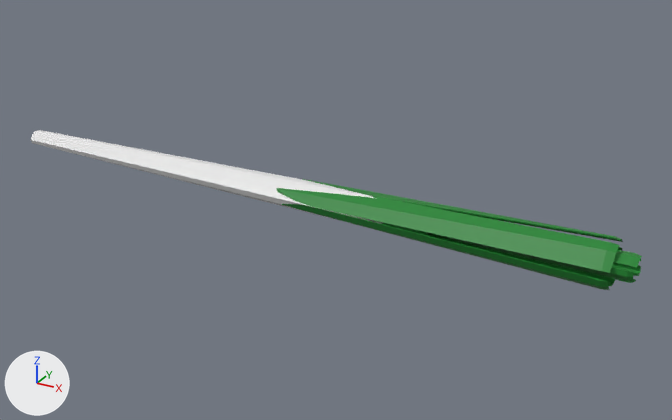
The FBX model SpiderGame/Assets/Models/Kitchen/Ingredients/Kitche_Ingredients_Leek.fbx, before and after one commit.
Camera for both pictures: a 50 mm lens placed at (0.425, -0.664, 0.326), pointed at (0.052, 0.015, -0.014). The lights are fixed; the arrows at lower left show +X, +Y and +Z. Where no turn or scale is listed for an object, it has been applied to the vertices.

Names of what the first picture shows: 'Purjolök'.
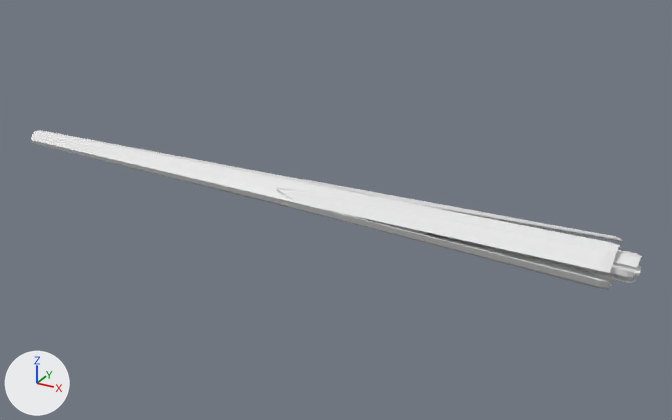
The change, as JSON lines over the scene's bpy script:
```json
{"block": "me_cylinder_003", "where": "me_cylinder_003.from_pydata(...)  # 138 vertices, 106 faces; spans x -0.3..0.324, y -0.025..0.025, z -0.02..0.02"}
{"block": "me_cylinder_003", "where": "# used by ob_purjolök; location = (0.0, 0.0, 0.0)"}
{"op": "remove", "block": "me_cylinder_003", "code": "me_cylinder_003.materials.append(mat_material_007)  # white #e7e7e7"}
{"block": "me_cylinder_003", "change": "me_cylinder_003 part 1: all 42 faces that had it switch from mat_material_005 (green #1b852e) to no material"}
{"block": "me_cylinder_003", "change": "me_cylinder_003 part 2: all 42 faces that had it switch from mat_material_006 (green #1b852e) to no material"}
```

Changed parts and their boxes [x1, y1, x2, y2] in the pictures (672 x 420 px):
```json
{"part": 1, "of": "me_cylinder_003", "change": "recoloured", "before": [277, 179, 623, 290], "after": [277, 179, 623, 290], "on screen": "green to white"}
{"part": 2, "of": "me_cylinder_003", "change": "recoloured", "before": [426, 232, 642, 283], "after": [426, 232, 642, 283], "on screen": "green to white"}
```
